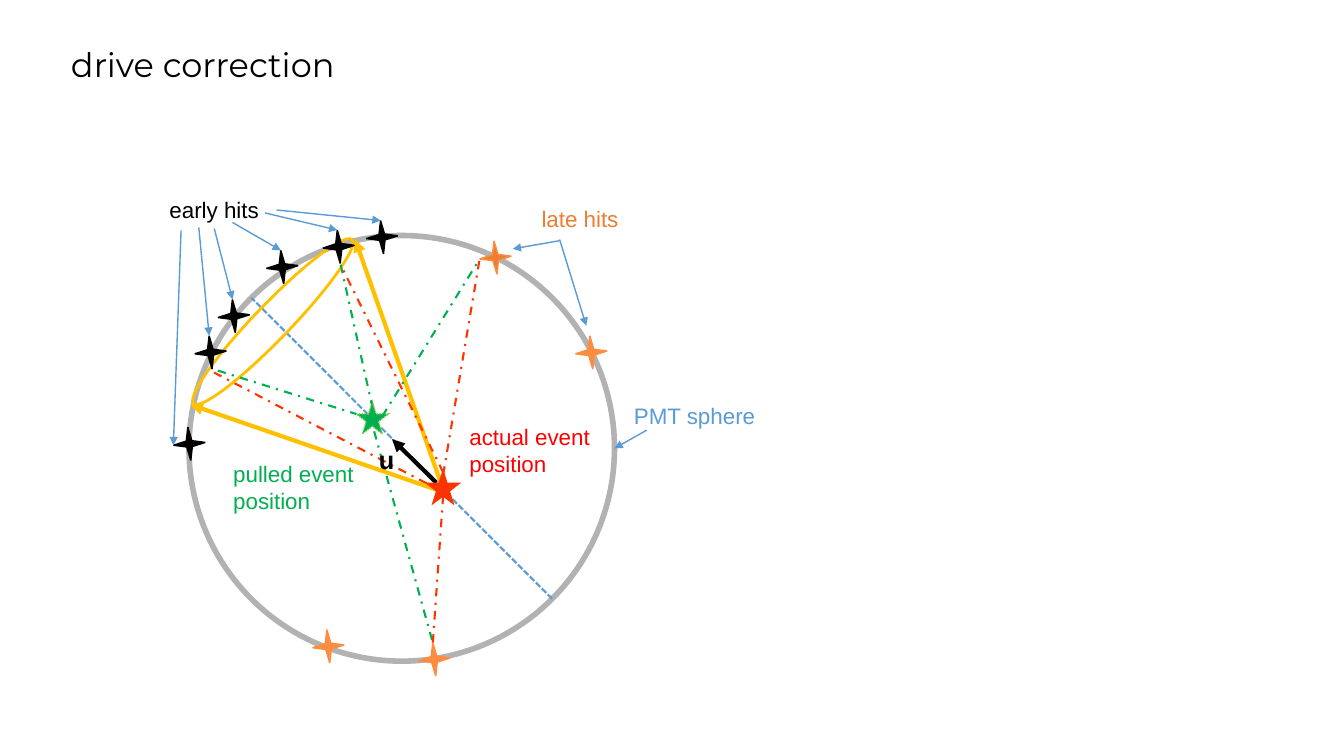
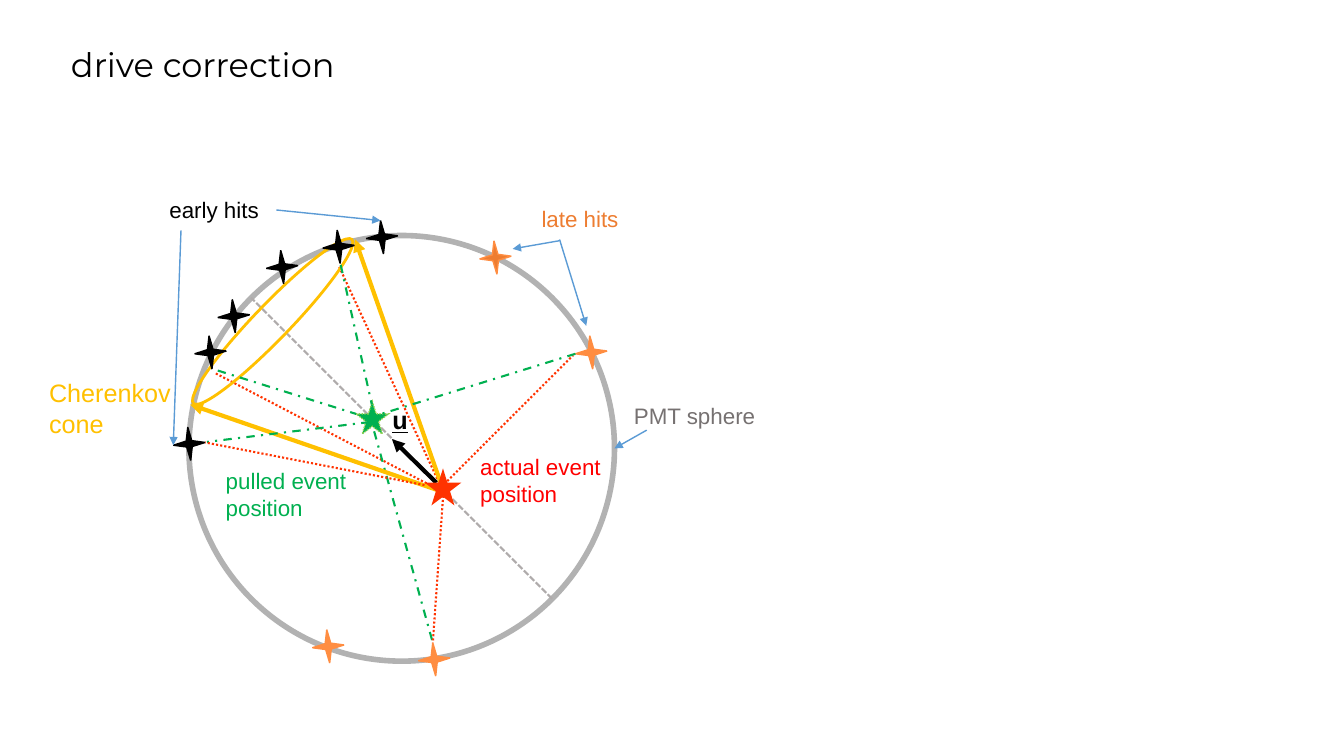
Before and after one commit to jhualberta/thesis, a slide deck: slide 8 of thesisPlots1.ppt (slide 7 before the commit). Drawn at 1344x756 pixels with LibreOffice and Linux fonts; fonts in the diff are those of the drawing. Boxes give left, top, right and bottom in pixels: in the first picture for what was removed or moved away, otherwise in the second. Text is boxed around its words. In the diff, an @@ line names an element or a change of style, - is before the commit and + after.

```diff
--- a/thesisPlots1.ppt
+++ b/thesisPlots1.ppt
@@ line moved from (443, 473) - (341, 265) to (440, 487) - (339, 266) @@
@@ group removed at (198,213,480,475): 4 arrows, 1 line @@
@@ outline redrawn in 4 elements at (356,401,388,433), (321,228,356,264), (265,249,300,284), (216,298,251,334) @@
@@ line (552, 598) - (251, 297): stroke #5B9BD5 1.5 pt dashed to #AFABAB 1.5 pt dashed @@
@@ line moved from (382, 416) - (480, 259) to (575, 354) - (372, 417) @@
@@ text "u": place and size @@
-text "u" at (379,449,394,475)
+text "u" at (392,409,407,433)
@@ text "u" at (392,409,407,433): underline on @@
@@ text "PMT sphere" at (634,408,755,429): text colour #5B9BD5 to #767171 @@
@@ group added at (49,355,573,485): 3 lines, 1 text @@
+Cherenkov
+cone
@@ text "actual event position": place and size @@
-text "actual event position" at (469,428,590,477)
+text "actual event position" at (480,458,601,507)
@@ text "pulled event position": place and size @@
-text "pulled event position" at (233,465,354,514)
+text "pulled event position" at (226,472,347,521)
```
Also in this commit, not shown: 1 other slide changed, 2 slides added, 13 other files.
